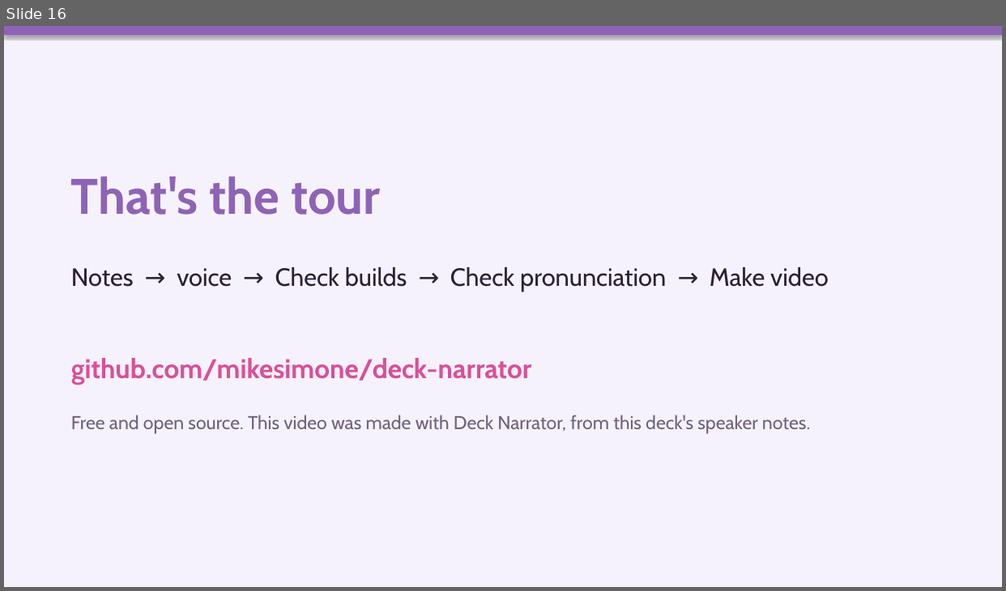
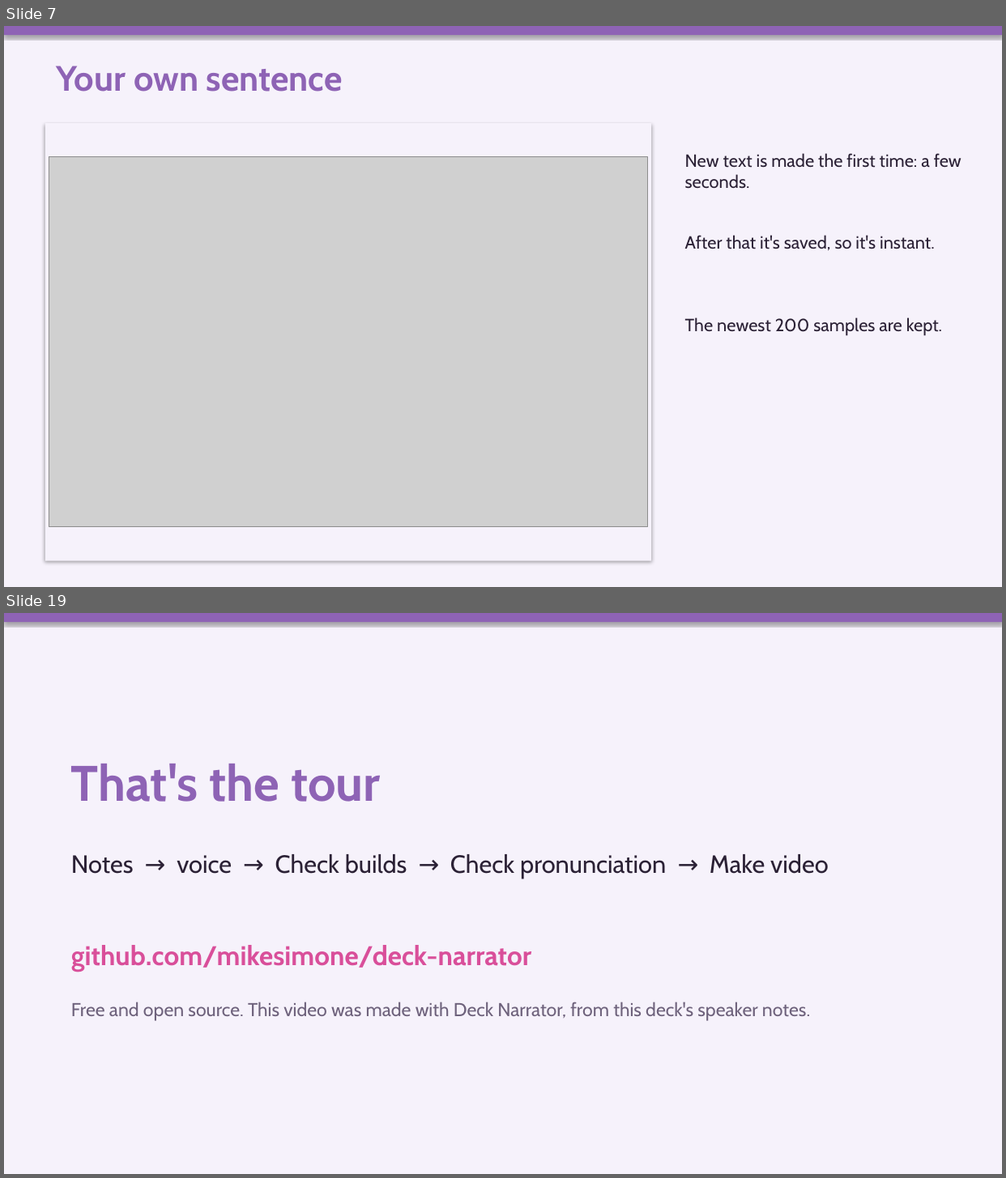
Before and after one commit to mikesimone/deck-narrator, a slide deck: examples/how-to/deck-narrator-how-to.pptx. Shown one above the other, each under a label of ours: slide 16 before the commit, slides 7 and 19 after it; the slides between them are not shown. The pictures are 1006x591 and 1006x1178 pixels, drawn with LibreOffice and Linux fonts; fonts in the diff are those of the drawing; grey boxes stand for pictures. Boxes give left, top, right and bottom in pixels: in the first picture for what was removed or moved away, otherwise in the second. Text is boxed around its words. In the diff, an @@ line names an element or a change of style, - is before the commit and + after.

```diff
--- a/examples/how-to/deck-narrator-how-to.pptx
+++ b/examples/how-to/deck-narrator-how-to.pptx
@@ slide 7 added at (4, 26, 1002, 587), background #F6F2FB @@
@@ rectangle added at (4, 26, 1002, 35), fill #8E63B5 @@
@@ text added at (56, 66, 343, 92), 34 pt, text #8E63B5, bold @@
+Your own sentence
@@ rectangle added at (45, 123, 651, 561), fill #F6F2FB @@
@@ picture added at (49, 157, 648, 527) @@
@@ text added at (685, 153, 961, 188), 17 pt, text #2B2135 @@
+New text is made the first time: a few seconds.
@@ text added at (685, 235, 935, 250), 17 pt, text #2B2135 @@
+After that it's saved, so it's instant.
@@ text added at (685, 318, 942, 336), 17 pt, text #2B2135 @@
+The newest 200 samples are kept.
@@ what was slide 16 is now slide 19 @@
```
Also in this commit, not shown: 9 slides changed, 8 other slides added, 6 slides removed, 4 other files.
